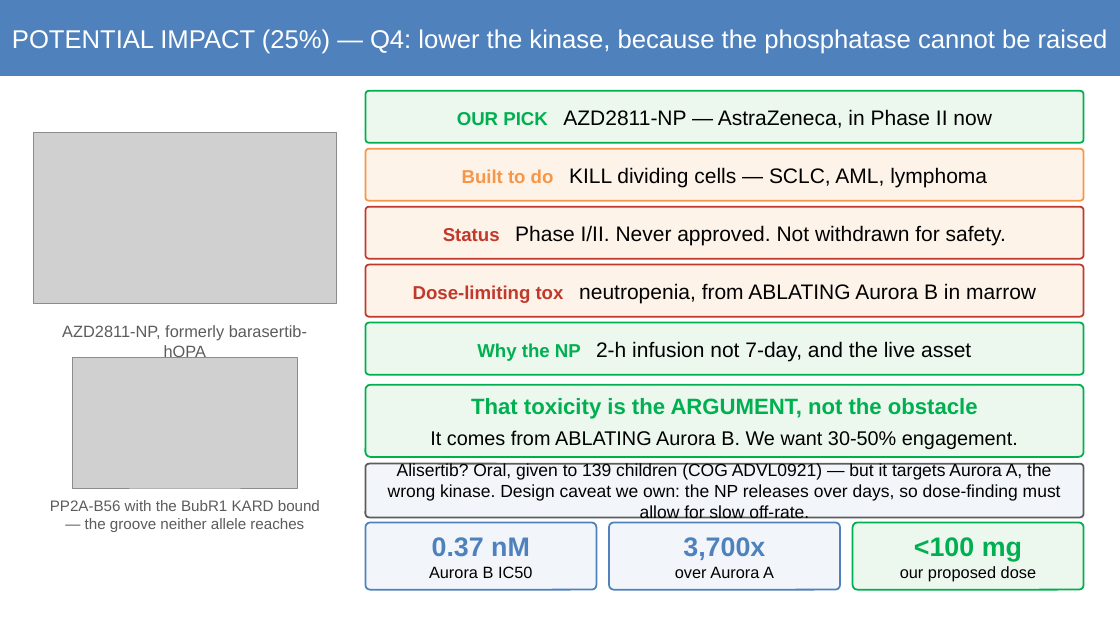
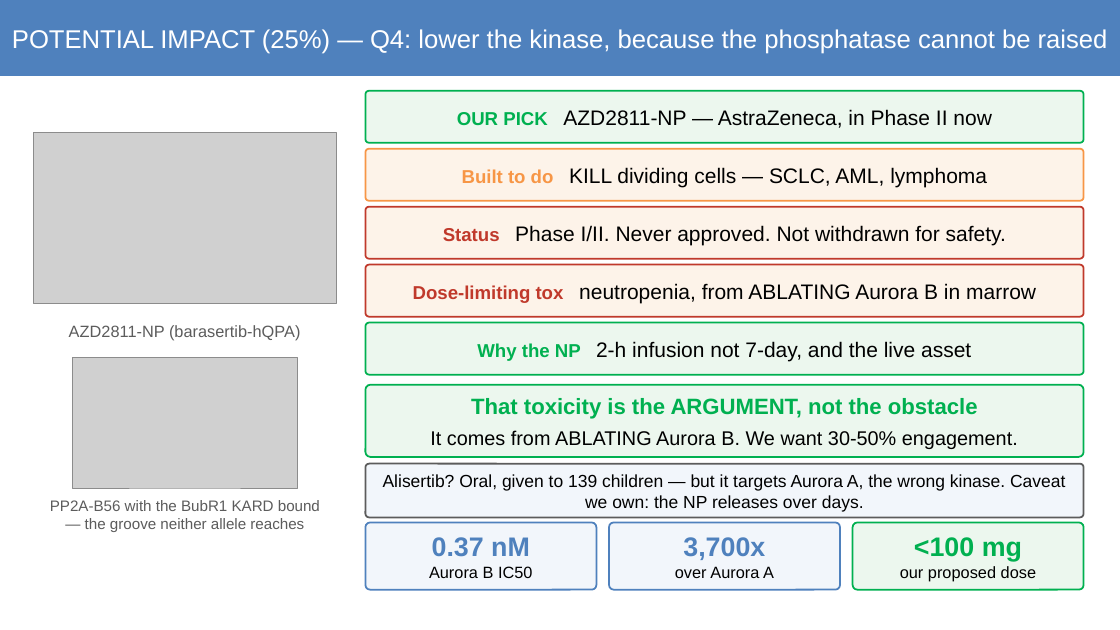
Before and after one commit to asheus/mva-track2-2026, a slide deck: slide 10 of docs/mva/MVA-Track2.pptx. Drawn at 1120x630 pixels with LibreOffice and Linux fonts; fonts in the diff are those of the drawing; grey boxes stand for pictures. Boxes give left, top, right and bottom in pixels: in the first picture for what was removed or moved away, otherwise in the second. Text is boxed around its words. In the diff, an @@ line names an element or a change of style, - is before the commit and + after.

Commit message:
Deck: final layout pass

```diff
--- a/docs/mva/MVA-Track2.pptx
+++ b/docs/mva/MVA-Track2.pptx
@@ text at <box>69,325,300,341</box>: text changed @@
-AZD2811-NP, formerly barasertib-hQPA
+AZD2811-NP (barasertib-hQPA)
@@ text in rounded rectangle at <box>383,474,1065,512</box>: text changed @@
-Alisertib? Oral, given to 139 children (COG ADVL0921) — but it targets Aurora A, the wrong kinase. Design caveat we own: the NP releases over days, so dose-finding must allow for slow off-rate.
+Alisertib? Oral, given to 139 children — but it targets Aurora A, the wrong kinase. Caveat we own: the NP releases over days.
```
Also in this commit, not shown: 1 other file.
